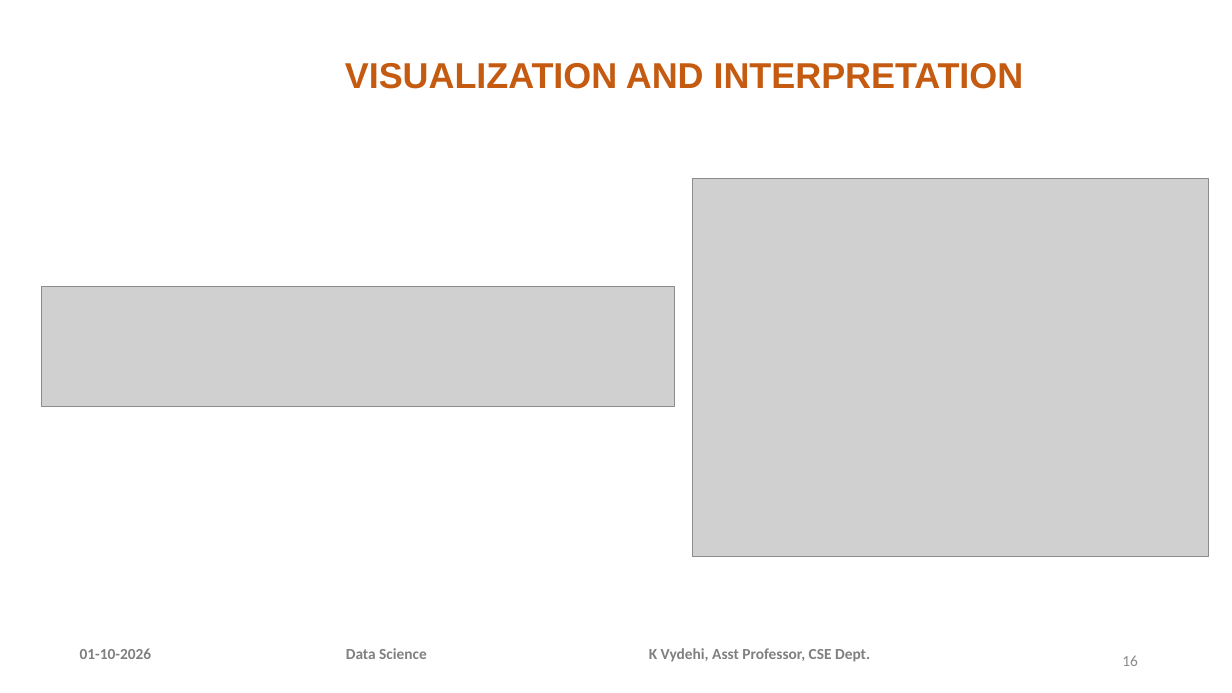
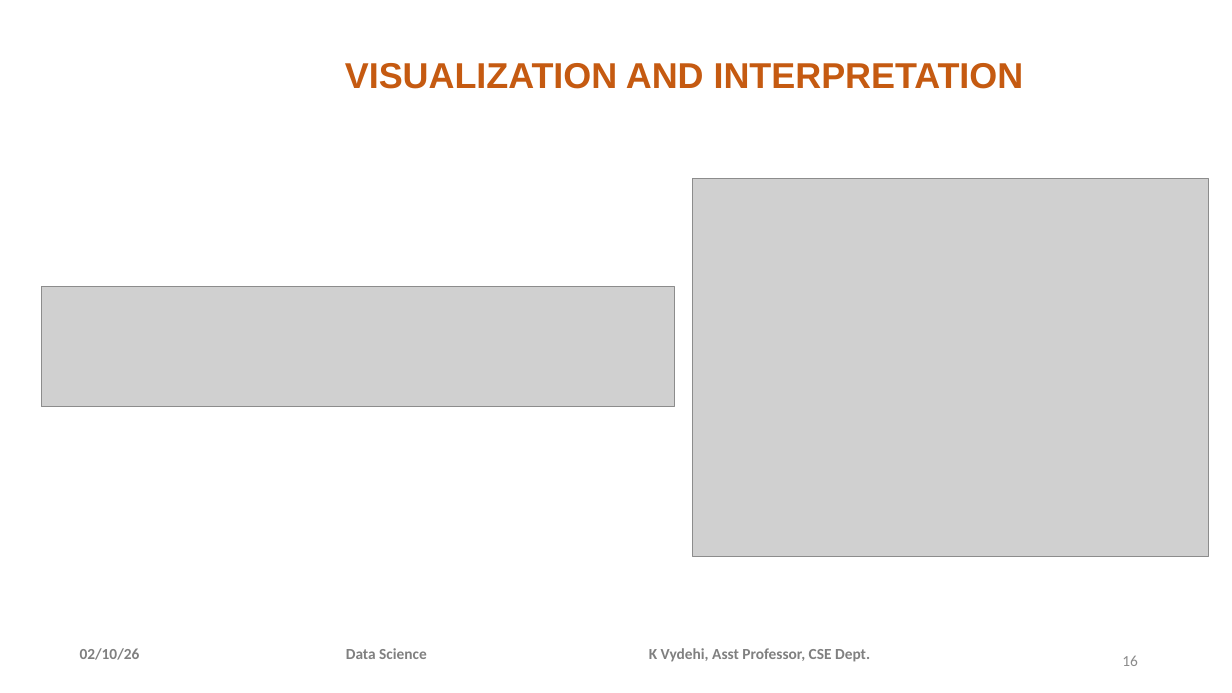
Before and after one commit to victoryv14/Data-Analysis-with-Python---MINI-Project, a slide deck: slide 16 of docs/energy consumption (1).pptx. Drawn at 1232x693 pixels with LibreOffice and Linux fonts; fonts in the diff are those of the drawing; grey boxes stand for pictures; background and template pictures are left out. Boxes give left, top, right and bottom in pixels: in the first picture for what was removed or moved away, otherwise in the second. Text is boxed around its words. In the diff, an @@ line names an element or a change of style, - is before the commit and + after.

```diff
--- a/docs/energy consumption (1).pptx
+++ b/docs/energy consumption (1).pptx
@@ text at bbox=[80, 648, 140, 660]: text changed @@
-01-10-2026
+02/10/26
```
Also in this commit, not shown: 9 other slides changed, 1 slide added, 1 slide removed.
